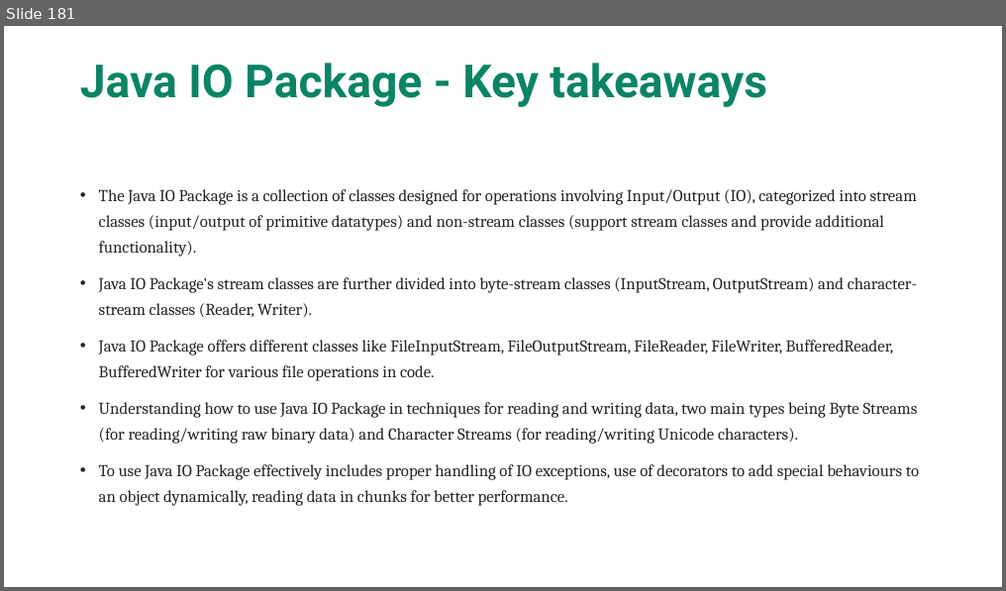
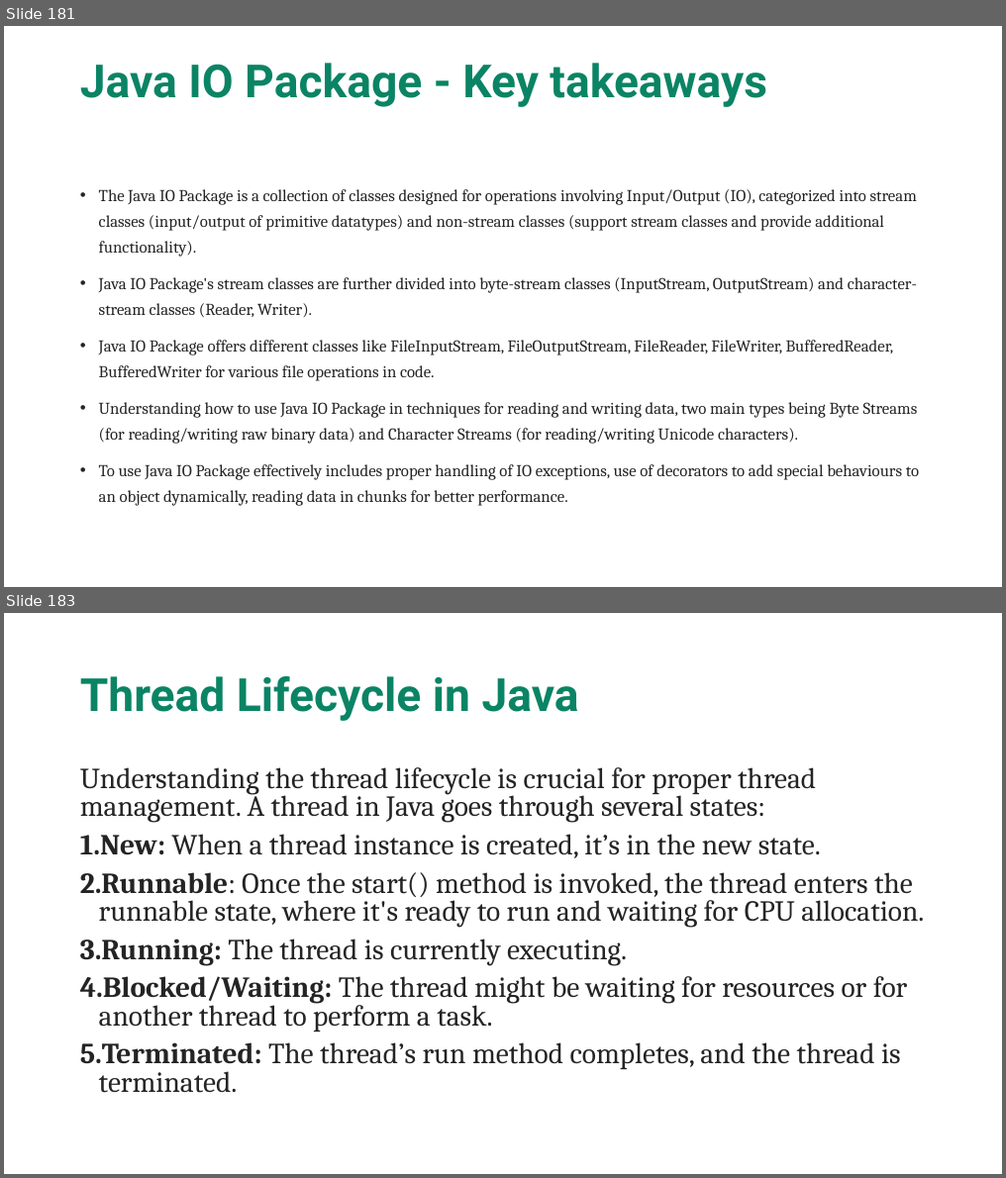
Before and after one commit to maddireddy/Core-Java, a slide deck: Notes/Core_Java.pptx. Shown one above the other, each under a label of ours: slide 181 before the commit, slides 181 and 183 after it; the slides between them are not shown. The pictures are 1006x591 and 1006x1178 pixels, drawn with LibreOffice and Linux fonts; fonts in the diff are those of the drawing. Boxes give left, top, right and bottom in pixels: in the first picture for what was removed or moved away, otherwise in the second. Text is boxed around its words. In the diff, an @@ line names an element or a change of style, - is before the commit and + after.

```diff
--- a/Notes/Core_Java.pptx
+++ b/Notes/Core_Java.pptx
@@ slide 183 added at (4,613,1002,1174), background #FFFFFF @@
@@ title added at (80,676,579,721), 44 pt, text #0A8464, bold @@
+Thread Lifecycle in Java
@@ text added at (80,767,924,1093), 28 pt, text #242424 @@
+Understanding the thread lifecycle is crucial for proper thread management. A thread in Java goes through several states:
+1. New: When a thread instance is created, it’s in the new state.
+2. Runnable: Once the start() method is invoked, the thread enters the runnable state, where it's ready to run and waiting for CPU allocation.
+3. Running: The thread is currently executing.
+4. Blocked/Waiting: The thread might be waiting for resources or for another thread to perform a task.
+5. Terminated: The thread’s run method completes, and the thread is terminated.
```
Also in this commit, not shown: 22 other slides added, 12 other files.
